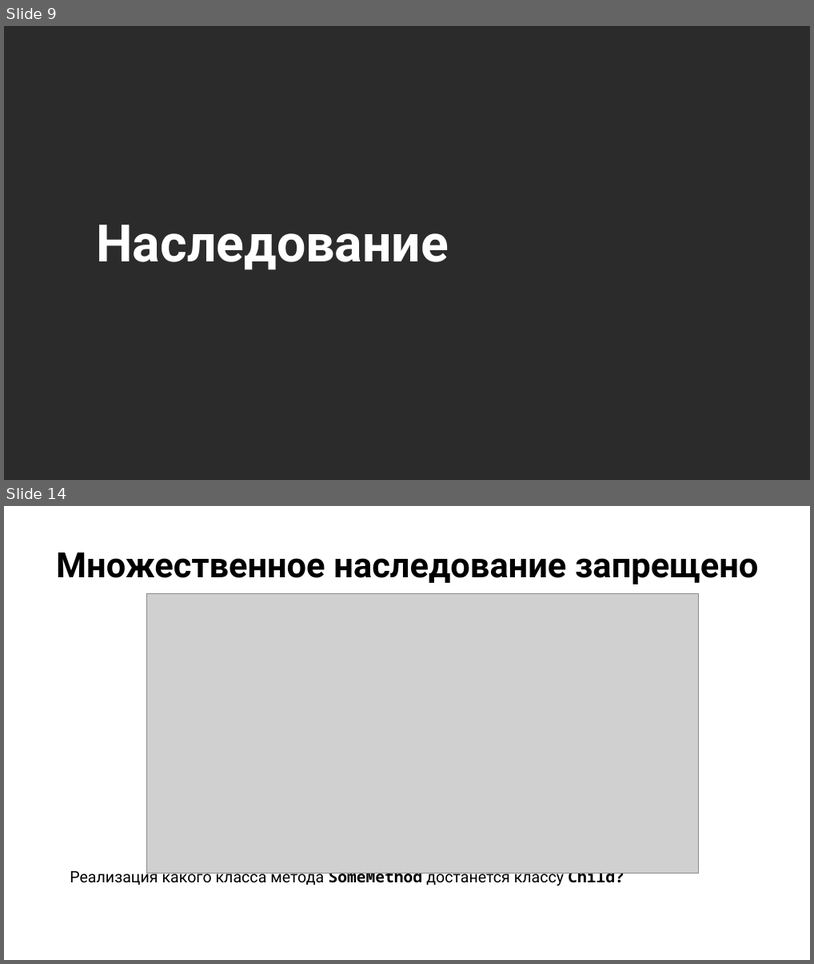
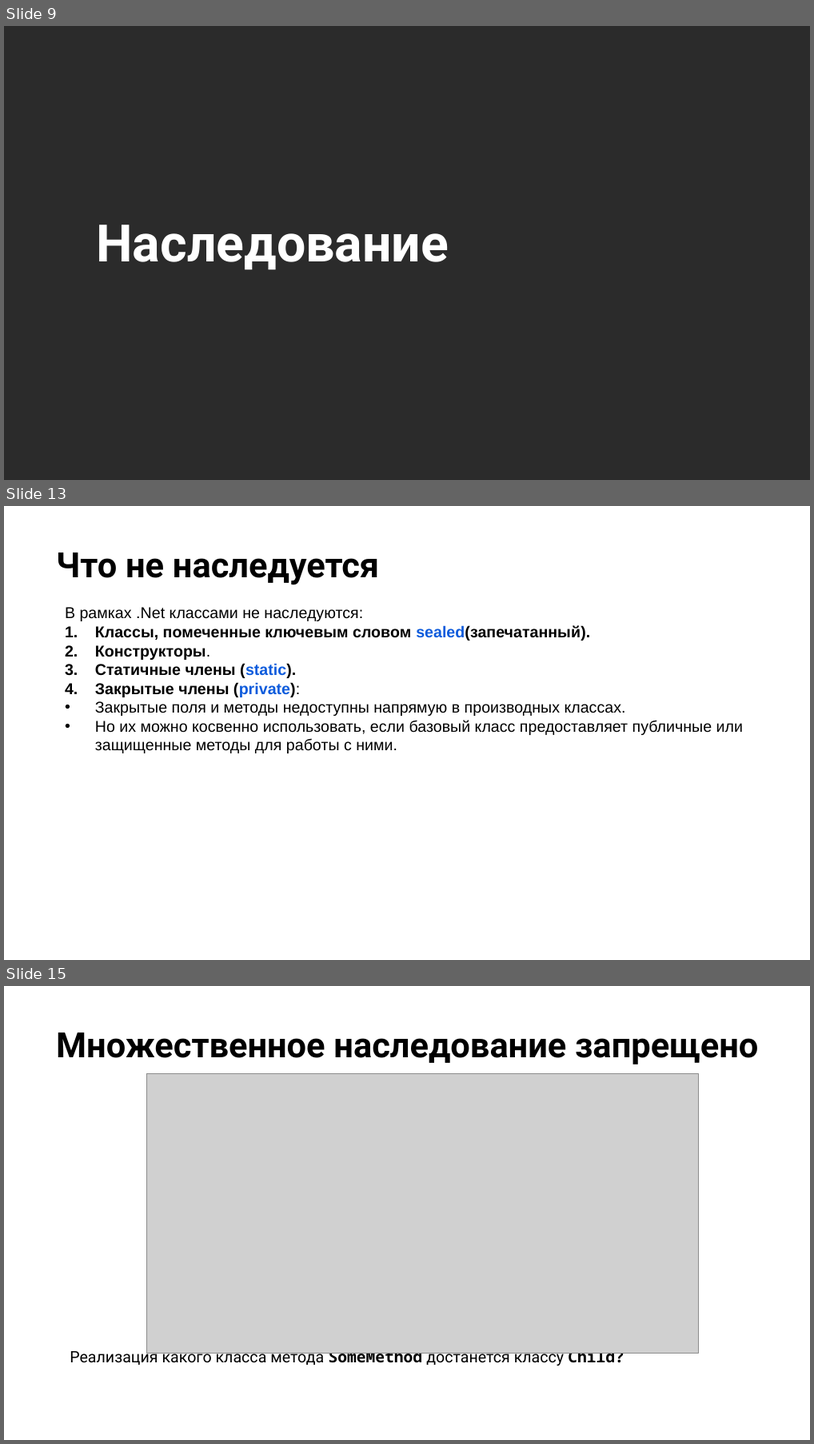
Before and after one commit to NilovPavel/OOP, a slide deck: ООП.pptx. Shown one above the other, each under a label of ours: slides 9 and 14 before the commit, slides 9, 13 and 15 after it; the slides between them are not shown. The pictures are 814x964 and 814x1444 pixels, drawn with LibreOffice and Linux fonts; fonts in the diff are those of the drawing; grey boxes stand for pictures; background and template pictures are left out; a plain dark background stands for a picture behind light text. Boxes give left, top, right and bottom in pixels: in the first picture for what was removed or moved away, otherwise in the second. Text is boxed around its words. In the diff, an @@ line names an element or a change of style, - is before the commit and + after.

```diff
--- a/ООП.pptx
+++ b/ООП.pptx
@@ slide 13 added at [4, 506, 810, 960], background picture (left out) @@
@@ title added at [56, 552, 379, 585], 31 pt, text #000000, bold @@
+Что не наследуется
@@ text added at [65, 607, 743, 753], 14 pt, text #000000 @@
+В рамках .Net классами не наследуются:
+1. Классы, помеченные ключевым словом sealed(запечатанный).
+2. Конструкторы.
+3. Статичные члены (static).
+4. Закрытые члены (private):
+• Закрытые поля и методы недоступны напрямую в производных классах.
+• Но их можно косвенно использовать, если базовый класс предоставляет публичные или защищенные методы для работы с ними.
@@ what was slide 14 is now slide 15 @@
```
Also in this commit, not shown: 3 slides changed, 3 other slides added, 1 slide removed, 19 other files.
